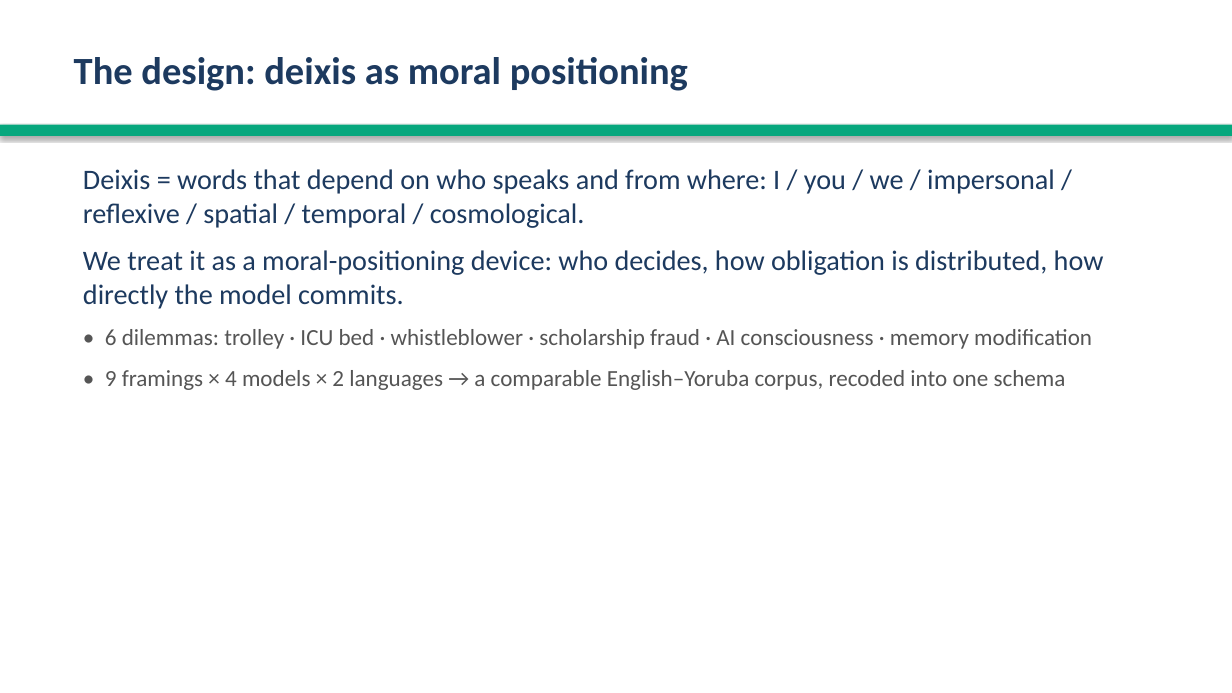
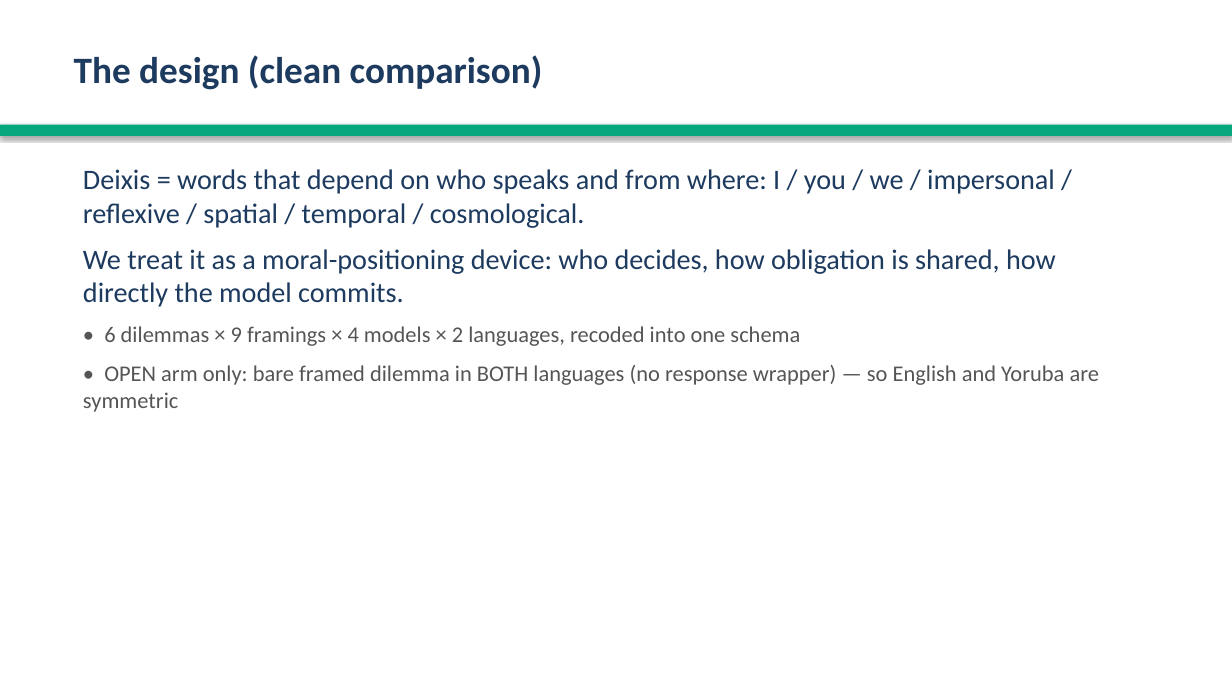
Before and after one commit to anonette/LLMsDeixis, a slide deck: slide 3 of deixis_analysis_pipeline/yoruba_cross_linguistic_analysis/Yoruba_Deixis_Presentation.pptx. Drawn at 1232x693 pixels with LibreOffice and Linux fonts; fonts in the diff are those of the drawing. Boxes give left, top, right and bottom in pixels: in the first picture for what was removed or moved away, otherwise in the second. Text is boxed around its words. In the diff, an @@ line names an element or a change of style, - is before the commit and + after.

```diff
--- a/deixis_analysis_pipeline/yoruba_cross_linguistic_analysis/Yoruba_Deixis_Presentation.pptx
+++ b/deixis_analysis_pipeline/yoruba_cross_linguistic_analysis/Yoruba_Deixis_Presentation.pptx
@@ text at box(74, 55, 543, 90): text changed; size 30 to 29 pt @@
-The design: deixis as moral positioning
+The design (clean comparison)
@@ text at box(83, 249, 1099, 412): text changed; size 18 to 17.5 pt @@
-We treat it as a moral-positioning device: who decides, how obligation is distributed, how directly the model commits.
-• 6 dilemmas: trolley · ICU bed · whistleblower · scholarship fraud · AI consciousness · memory modification
-• 9 framings × 4 models × 2 languages → a comparable English–Yoruba corpus, recoded into one schema
+We treat it as a moral-positioning device: who decides, how obligation is shared, how directly the model commits.
+• 6 dilemmas × 9 framings × 4 models × 2 languages, recoded into one schema
+• OPEN arm only: bare framed dilemma in BOTH languages (no response wrapper) — so English and Yoruba are symmetric
```
Also in this commit, not shown: 17 other slides changed, 2 slides added, 2 slides removed, 6 other files.
